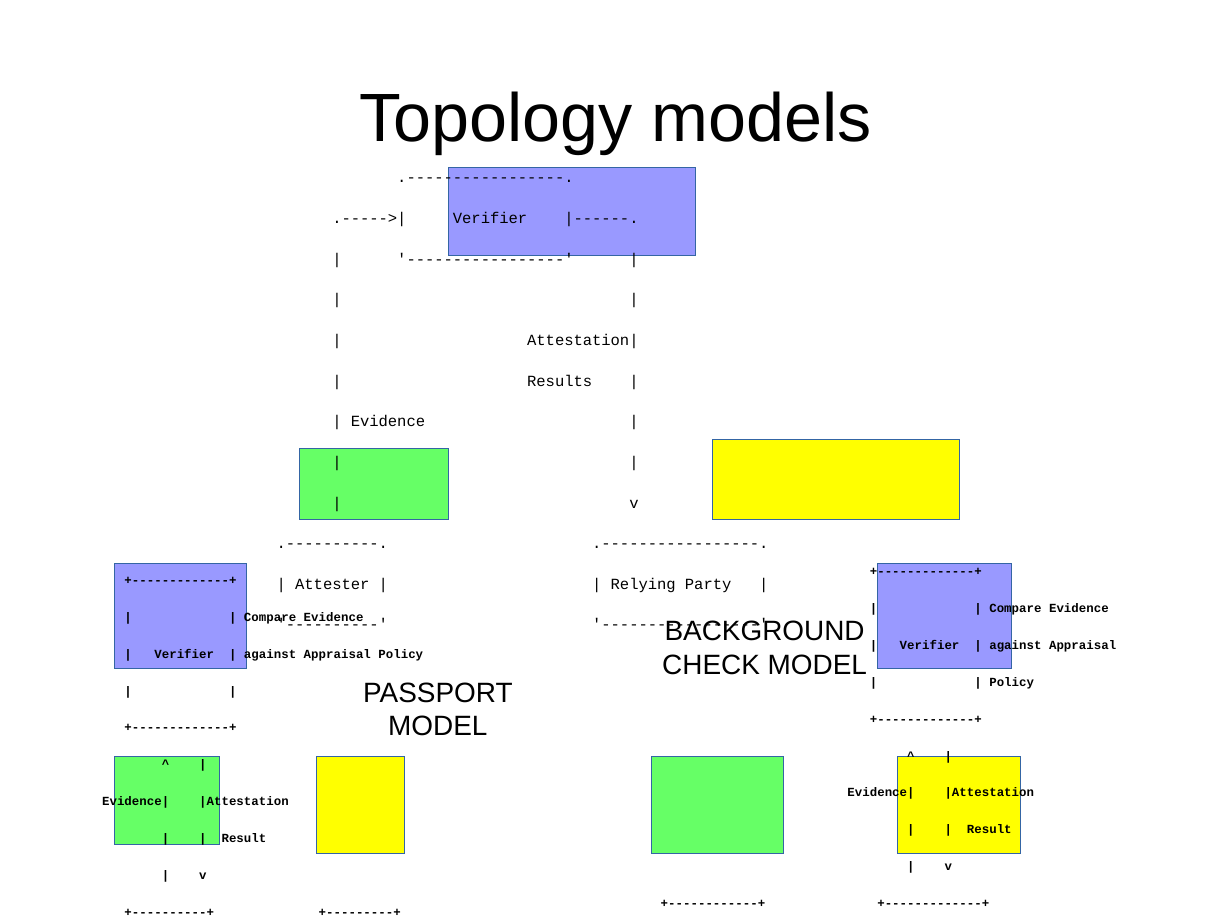
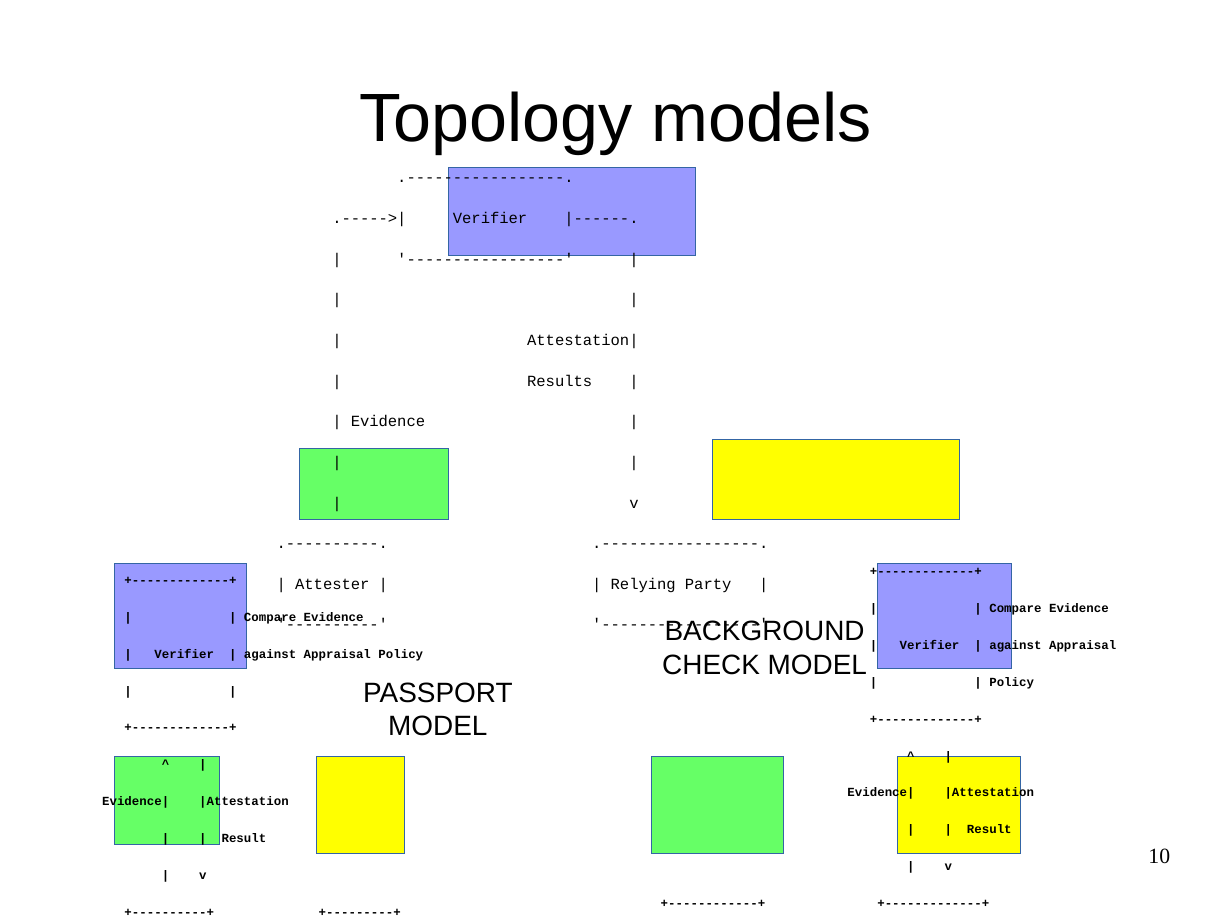
Before and after one commit to ietf-rats-wg/architecture, a slide deck: slide 10 of presentations/2020-ietf107-architecture.odp. Drawn at 1232x924 pixels with LibreOffice and Linux fonts; fonts in the diff are those of the drawing. Boxes give left, top, right and bottom in pixels: in the first picture for what was removed or moved away, otherwise in the second. Text is boxed around its words. In the diff, an @@ line names an element or a change of style, - is before the commit and + after.

```diff
--- a/presentations/2020-ietf107-architecture.odp
+++ b/presentations/2020-ietf107-architecture.odp
@@ page number added at bbox=[1148, 848, 1170, 864], 14 pt, text #000000 @@
+10
```
Also in this commit, not shown: 10 other slides changed, 1 slide added, 2 slides removed, 3 other files.
